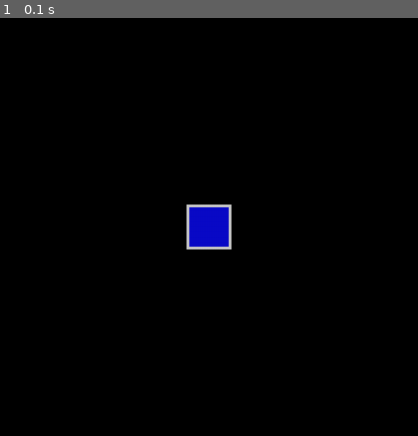
Above: before the commit, frame 1.
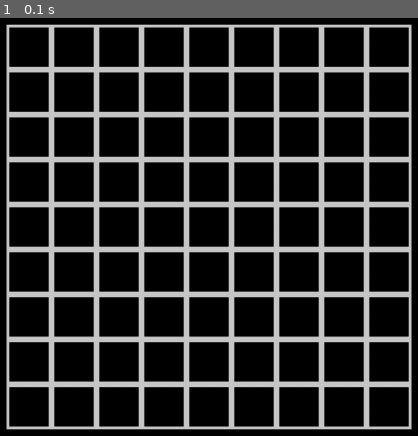
Above: after the commit, the same moment.

Repository: hitbox/sudoku-solver
Game: pygame game, started from demo/__main__.py
Same seed, same stepped clock (60 frames per second), same inputs: the game is played once before the commit and once after it.
Inputs:
- Up to frame 1 (0.1 s): no input

The runs differ from the first frame. In frame 1, 28% of the frame differs, in the area x 1-99%, y 1-99%.

Commit message:
snapshot

Diff:
--- /dev/null
+++ b/demo/app.py
@@ -0,0 +1,39 @@
+import sudoku
+
+from framework.pygame import pygame
+from framework.screen import Screen
+
+from . import style as sudoku_style
+from . import render as sudoku_render
+from . import event as sudoku_event
+
+class SudokuApp:
+    """
+    The main Sudoku GUI app.
+    """
+
+    def __init__(self, engine):
+        self.engine = engine
+        self.screen = None
+        self.event_handler = sudoku_event.EventHandler()
+        self.board = sudoku.new_board()
+        self.guiboard = None
+        self.board_renderer = None
+
+    def start(self):
+        sudoku_style.init()
+        self.board_renderer = sudoku_render.BoardRenderer()
+        self.screen = Screen((320, 200), scale=4)
+
+    def update(self):
+        for event in pygame.event.get():
+            if event.type == pygame.QUIT:
+                self.engine.stop()
+            else:
+                self.event_handler.on_event(event)
+            # separate object to handle events?
+        # draw
+        self.screen.clear()
+        image = self.board_renderer.render(self.board)
+        self.screen.surface.blit(image, image.get_rect(center=self.screen.rect.center))
+        self.screen.update()
--- /dev/null
+++ b/demo/board.py
@@ -0,0 +1,11 @@
+from framework import align
+from framework import style
+from framework.pygame import pygame
+
+class SudokuBoard:
+
+    def make_rects(self, board):
+        size = style.get('sudoku.cell', 'size')
+        rects = [pygame.Rect((0,0),size) for row in board for col in row]
+        align.grid_template(rects, 9)
+        return rects
--- /dev/null
+++ b/demo/event.py
@@ -0,0 +1,21 @@
+from framework.pygame import pygame
+
+class EventHandler:
+
+    def __init__(self):
+        pass
+
+    def on_event(self, event):
+        if event.type == pygame.KEYDOWN:
+            self.on_keydown(event)
+        elif event.type == pygame.MOUSEMOTION:
+            self.on_mousemotion(event)
+
+    def on_keydown(self, event):
+        if event.key in (pygame.K_ESCAPE, pygame.K_q):
+            pygame.event.post(pygame.event.Event(pygame.QUIT))
+
+    def on_mousemotion(self, event):
+        # XXX: left off here. want something like the `style` module to hold
+        # all game objects--I think.
+        pass
--- /dev/null
+++ b/demo/render.py
@@ -0,0 +1,37 @@
+from framework import align
+from framework import render
+from framework import style
+from framework import wrap
+from framework.pygame import pygame
+
+from .board import SudokuBoard
+
+def render_sudoku(board):
+    size = style.get('sudoku.cell', 'size', (4,)*2)
+    rects = [pygame.Rect((0,0), size) for row in board for _ in row]
+    align.grid(rects, 9)
+    rect = wrap.rects(rects)
+    cell_image = render.box('sudoku.cell')
+    surface = pygame.Surface(rect.size, flags=pygame.SRCALPHA)
+    for rect in rects:
+        surface.blit(cell_image, rect)
+    return surface
+
+class BoardRenderer:
+
+    def __init__(self):
+        self.font = style.get('sudoku.cell', 'font')
+        if isinstance(self.font, str):
+            pygame.font.init()
+            self.font = eval(self.font)
+        self.guiboard = SudokuBoard()
+
+    def render(self, board):
+        rects = self.guiboard.make_rects(board)
+        align.grid(rects, 9)
+        whole = wrap.rects(rects)
+        image = pygame.Surface(whole.size)
+        cell_image = render.box('sudoku.cell')
+        for rect in rects:
+            image.blit(cell_image, rect)
+        return image
--- a/demo/run.py
+++ b/demo/run.py
@@ -1,6 +1,6 @@
 from framework.engine import Engine
 
-from .sudoku_board_gui import SudokuBoardGUI
+from .app import SudokuApp
 
 def run():
     """
@@ -8,7 +8,7 @@
     """
     # XXX: each refering to each other
     engine = Engine()
-    gui = SudokuBoardGUI(engine)
+    gui = SudokuApp(engine)
     engine.start = gui.start
     engine.update = gui.update
     engine.run()
--- /dev/null
+++ b/demo/style.py
@@ -0,0 +1,11 @@
+from framework import style
+
+def init():
+    style.set('framework.render.box', 'background.color', (200,10,10))
+    style.set('framework.render.box', 'border.color', (200,)*3)
+    #
+    style.set('sudoku.cell', 'size', (16,)*2)
+    #style.set('sudoku.cell', 'background.color', (10,10,200))
+    style.set('sudoku.cell', 'border.color', (200,)*3)
+    style.set('sudoku.cell', 'border.width', 1)
+    style.set('sudoku.cell', 'font', 'pygame.font.Font(None, 24)')
--- a/demo/sudoku_board_gui.py
+++ /dev/null
@@ -1,39 +0,0 @@
-from framework import render
-from framework import style
-from framework.pygame import pygame
-from framework.screen import Screen
-
-def init_style():
-    style.set('framework.render.box', 'background.color', (200,10,10))
-    style.set('framework.render.box', 'border.color', (200,)*3)
-    #
-    style.set('sudoku.cell', 'size', (16,)*2)
-    style.set('sudoku.cell', 'background.color', (10,10,200))
-    style.set('sudoku.cell', 'border.color', (200,)*3)
-    style.set('sudoku.cell', 'border.width', 1)
-
-class SudokuBoardGUI:
-    """
-    The main Sudoku GUI interface.
-    """
-
-    def __init__(self, engine):
-        self.engine = engine
-        self.screen = None
-
-    def start(self):
-        init_style()
-        self.screen = Screen((320, 200), scale=4)
-
-    def update(self):
-        for event in pygame.event.get():
-            if event.type == pygame.QUIT:
-                self.engine.stop()
-            # separate object to handle events?
-        # draw
-        self.screen.clear()
-        image = render.box('sudoku.cell')
-        rect = image.get_rect(center=self.screen.rect.center)
-        self.screen.surface.blit(image, rect)
-        # update
-        self.screen.update()
--- /dev/null
+++ b/framework/align.py
@@ -0,0 +1,30 @@
+from .pygame import pygame
+
+def grid_template(rects, ncolumns):
+    top = min(rect.top for rect in rects)
+    left = min(rect.left for rect in rects)
+    width = max(rect.width for rect in rects)
+    height = max(rect.height for rect in rects)
+    nrows = len(rects) // ncolumns
+    #
+    def make_rect(**position):
+        rect = pygame.Rect(left, top, width, height)
+        for key, value in position.items():
+            setattr(rect, key, value)
+        return rect
+
+    cells = [make_rect()]
+    for index in range(1, nrows * ncolumns):
+        previous = cells[-1]
+        if index % ncolumns == 0:
+            position = dict(left=left, top=previous.bottom)
+        else:
+            position = dict(topleft=previous.topright)
+        cell = make_rect(**position)
+        cells.append(cell)
+    return cells
+
+def grid(rects, ncolumns):
+    cells = grid_template(rects, ncolumns)
+    for cell, rect in zip(cells, rects):
+        rect.center = cell.center
--- /dev/null
+++ b/framework/wrap.py
@@ -0,0 +1,9 @@
+from .pygame import pygame
+
+def rects(rects):
+    top = min(rect.top for rect in rects)
+    right = max(rect.right for rect in rects)
+    bottom = max(rect.bottom for rect in rects)
+    left = min(rect.left for rect in rects)
+    rect = pygame.Rect(left, top, right - left, bottom - top)
+    return rect
